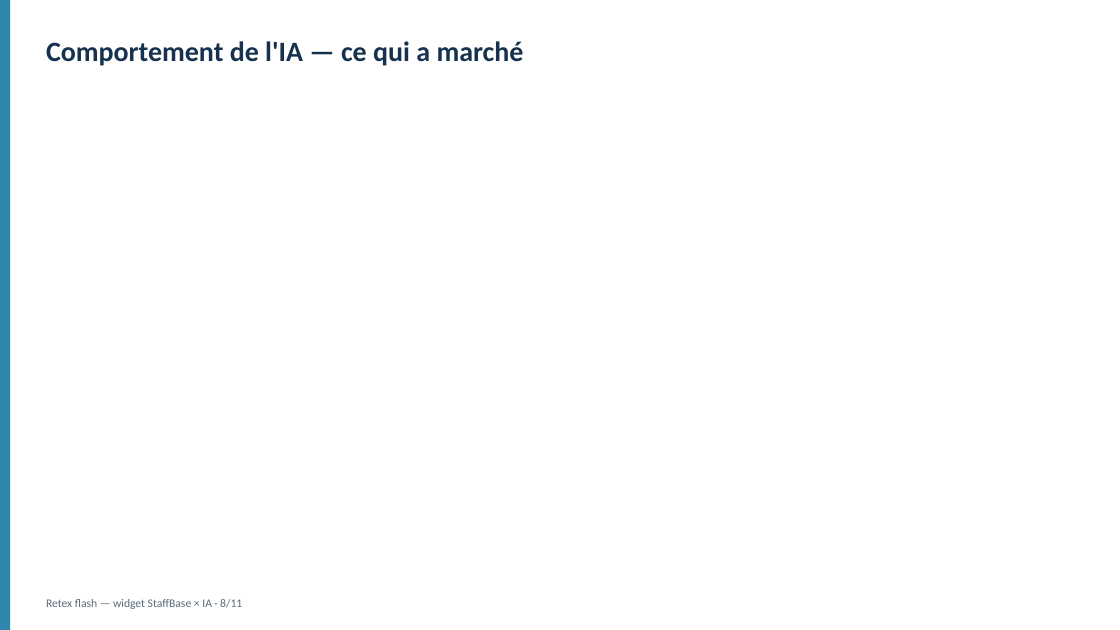
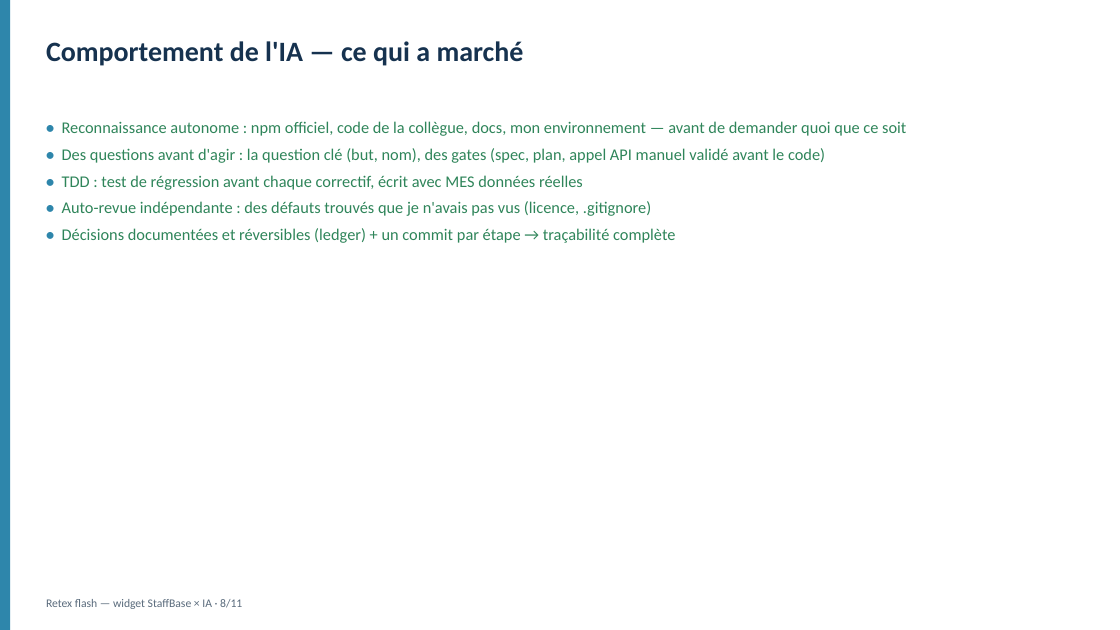
Before and after one commit to KleeFabienC/date-widget, a slide deck: slide 8 of Retex_Flash_Widget_Date_IA.pptx. Drawn at 1120x630 pixels with LibreOffice and Linux fonts; fonts in the diff are those of the drawing. Boxes give left, top, right and bottom in pixels: in the first picture for what was removed or moved away, otherwise in the second. Text is boxed around its words. In the diff, an @@ line names an element or a change of style, - is before the commit and + after.

```diff
--- a/Retex_Flash_Widget_Date_IA.pptx
+++ b/Retex_Flash_Widget_Date_IA.pptx
@@ text added at (62, 121, 906, 243), 14 pt, text #2F855A @@
+• Reconnaissance autonome : npm officiel, code de la collègue, docs, mon environnement — avant de demander quoi que ce soit
+• Des questions avant d'agir : la question clé (but, nom), des gates (spec, plan, appel API manuel validé avant le code)
+• TDD : test de régression avant chaque correctif, écrit avec MES données réelles
+• Auto-revue indépendante : des défauts trouvés que je n'avais pas vus (licence, .gitignore)
+• Décisions documentées et réversibles (ledger) + un commit par étape → traçabilité complète
```
Also in this commit, not shown: 3 other slides changed, 2 other files.
